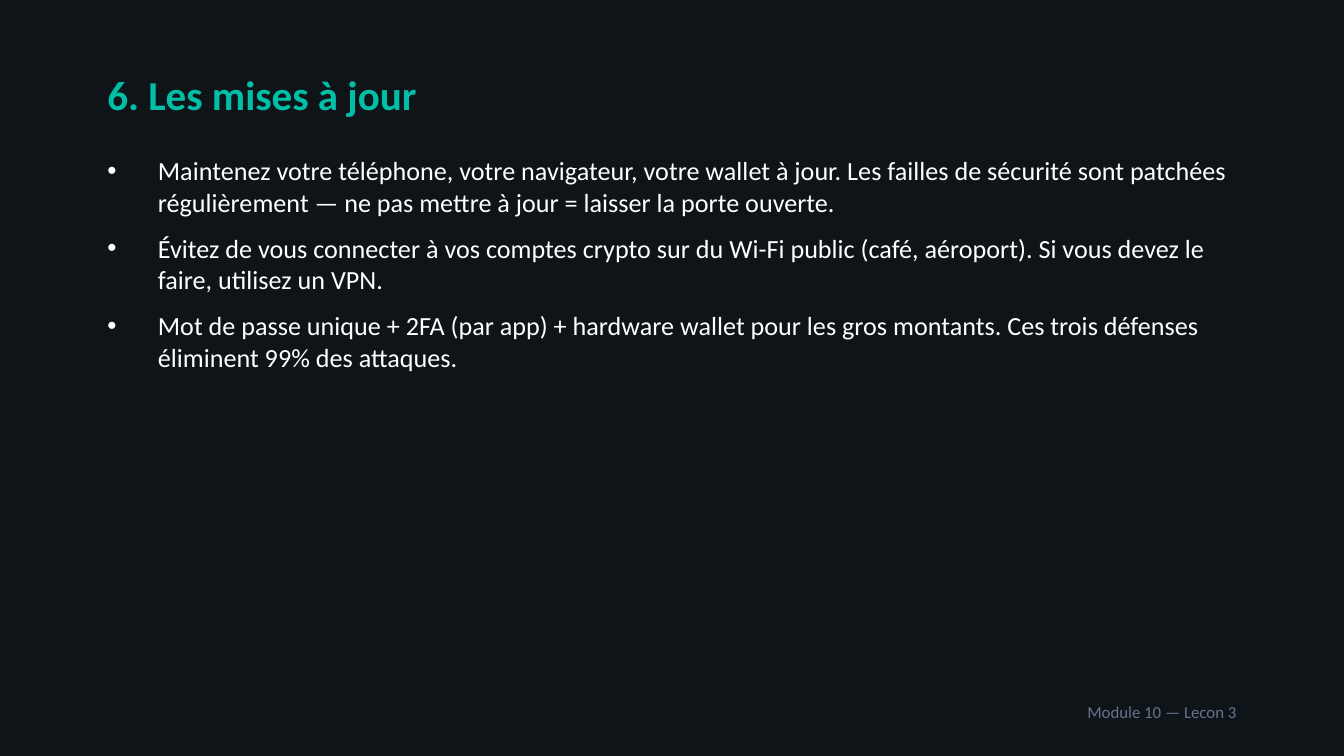
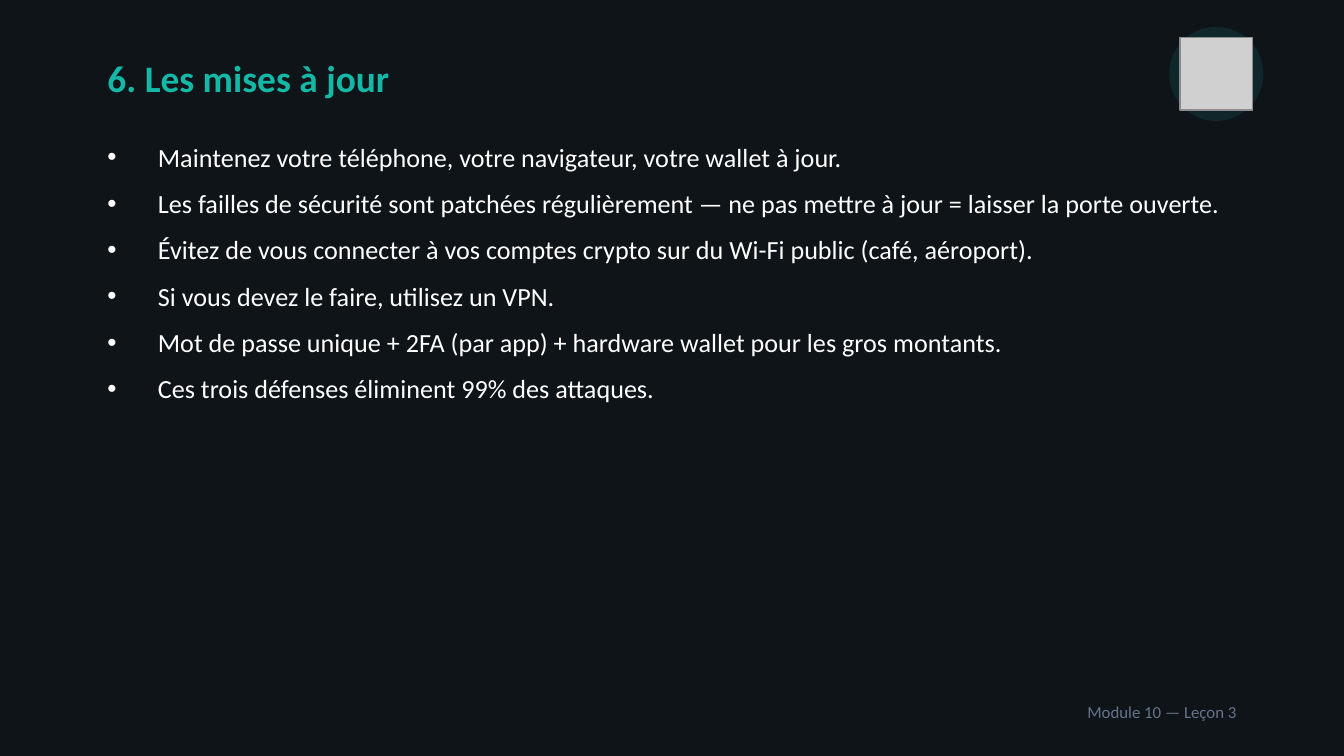
Before and after one commit to ooble27/acheter-tether-avec-terex, a slide deck: slide 32 of public/course-materials/pptx/Module-10-Sécurité-arnaques-phishing-bonnes-pratiques.pptx (slide 20 before the commit). Drawn at 1344x756 pixels with LibreOffice and Linux fonts; fonts in the diff are those of the drawing; grey boxes stand for pictures. Boxes give left, top, right and bottom in pixels: in the first picture for what was removed or moved away, otherwise in the second. Text is boxed around its words. In the diff, an @@ line names an element or a change of style, - is before the commit and + after.

Commit message:
feat(academy): redesign UX + enrich course materials with illustrations (#42)
- 4-view navigation (catalog → course → module → lesson) replacing accordion layout
- Color-coded module cards grid with progress rings and download buttons
- All 11 modules now have visually rich PPTX/PDF with embedded icons, varied layouts
- Added Module-02 (Sécurité et portefeuilles) materials

```diff
--- a/public/course-materials/pptx/Module-10-Sécurité-arnaques-phishing-bonnes-pratiques.pptx
+++ b/public/course-materials/pptx/Module-10-Sécurité-arnaques-phishing-bonnes-pratiques.pptx
@@ ellipse added at <box>1169,27,1263,121</box>, fill #14B8A6 at 12% opacity @@
@@ text "6. Les mises à jour": place and size @@
-text "6. Les mises à jour" at <box>107,81,416,117</box>
+text "6. Les mises à jour" at <box>107,66,389,99</box>
@@ text "6. Les mises à jour" at <box>107,66,389,99</box>: size 22 to 20 pt, text colour #00BFA6 to #14B8A6 @@
@@ picture added at <box>1180,38,1253,110</box> @@
@@ text at <box>158,149,1218,403</box>: text changed @@
-• Maintenez votre téléphone, votre navigateur, votre wallet à jour. Les failles de sécurité sont patchées régulièrement — ne pas mettre à jour = laisser la porte ouverte.
-• Évitez de vous connecter à vos comptes crypto sur du Wi-Fi public (café, aéroport). Si vous devez le faire, utilisez un VPN.
-• Mot de passe unique + 2FA (par app) + hardware wallet pour les gros montants. Ces trois défenses éliminent 99% des attaques.
+• Maintenez votre téléphone, votre navigateur, votre wallet à jour.
+• Les failles de sécurité sont patchées régulièrement — ne pas mettre à jour = laisser la porte ouverte.
+• Évitez de vous connecter à vos comptes crypto sur du Wi-Fi public (café, aéroport).
+• Si vous devez le faire, utilisez un VPN.
+• Mot de passe unique + 2FA (par app) + hardware wallet pour les gros montants.
+• Ces trois défenses éliminent 99% des attaques.
@@ text at <box>1087,706,1237,721</box>: text changed @@
-Module 10 — Lecon 3
+Module 10 — Leçon 3
```
Also in this commit, not shown: 22 other slides changed, 12 slides added, 23 other files.
